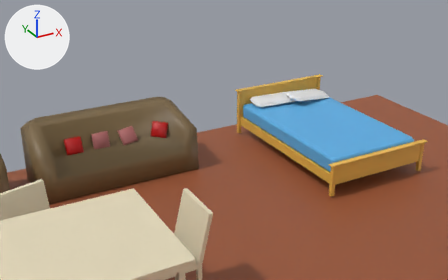
The glTF model Asset/Models/Title/HouseObject/houseObject.gltf, before and after one commit.
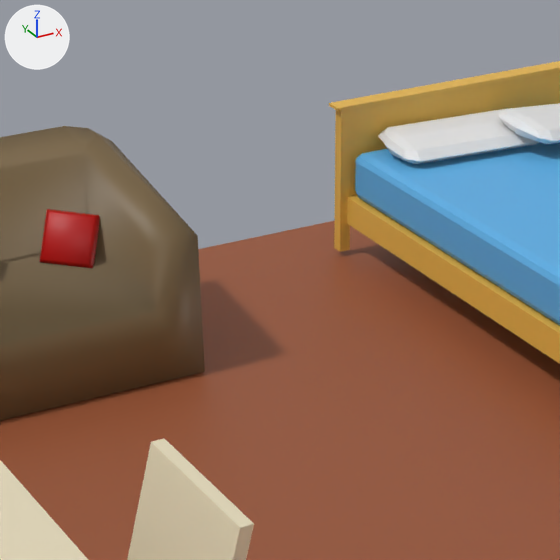
Each version appears first from a 50 mm camera at (-2.2, -6.03, 3.98) aimed at (1.83, 1.31, 0.31), and next in a close-up on the part from 31% to 68% of the width and 21% to 80% of the height. Every picture has the same lights, and +X, +Y and +Z are marked at upper left. Where no turn or scale is listed for an object, it has been applied to the vertices.

Objects in the first close-up: 'Canape', 'Canape.001', 'Cube', 'Cube.001', 'Cube.018', 'Cube.019', 'Simple Queensize Bed', '平面.001'.
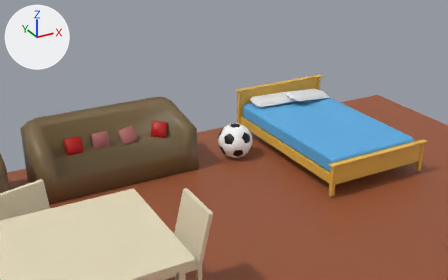
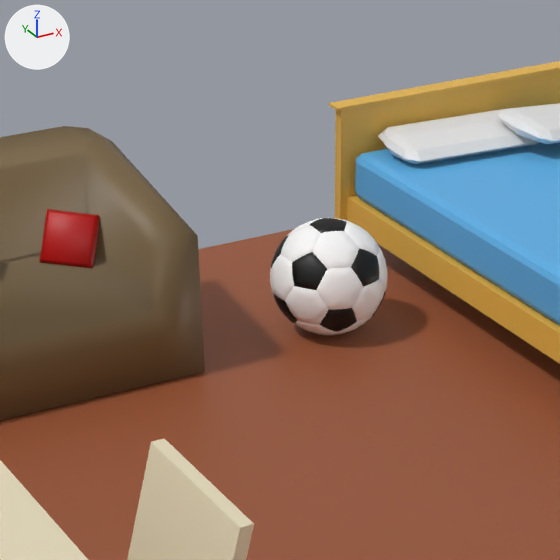
Location of each change, (x1, y1, x2, y2) in pixels of the close-ups (560 x 560 px):
'ICO球', added: after (270, 218, 387, 335)
    faces in mat_white (white #ffffff): (270, 218, 387, 335)
    faces in mat_black (black #000000): (271, 218, 386, 332)

The change, as a list of edits to the scene's bpy script:
```text
Add mat_black:
    mat_black = principled_material('black')
    mat_black.base_color = (0.0, 0.0, 0.0)  # black #000000
Add mat_white:
    mat_white = principled_material('white')
    mat_white.base_color = (1.0, 1.0, 1.0)  # white #ffffff
Add me_ico球:
    me_ico球.from_pydata(...)  # 2868 vertices, 4772 faces; spans x -0.253..0.253, y -0.253..0.253, z -0.253..0.253
    # faces by material slot: [3152, 1620]
    me_ico球.materials.append(mat_white)  # white #ffffff
    me_ico球.materials.append(mat_black)  # black #000000
Add ob_ico球:
    ob_ico球 = bpy.data.objects.new('ICO球', me_ico球)
    ob_ico球.location = (1.976, 1.226, 0.303)
```
